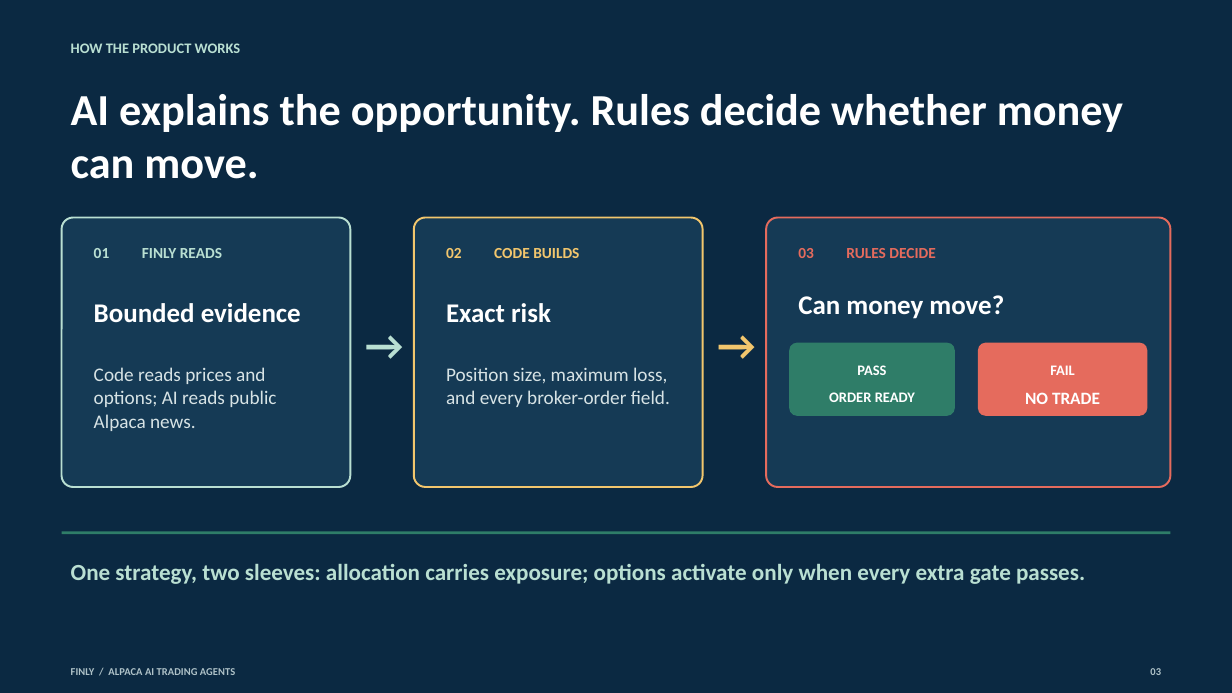
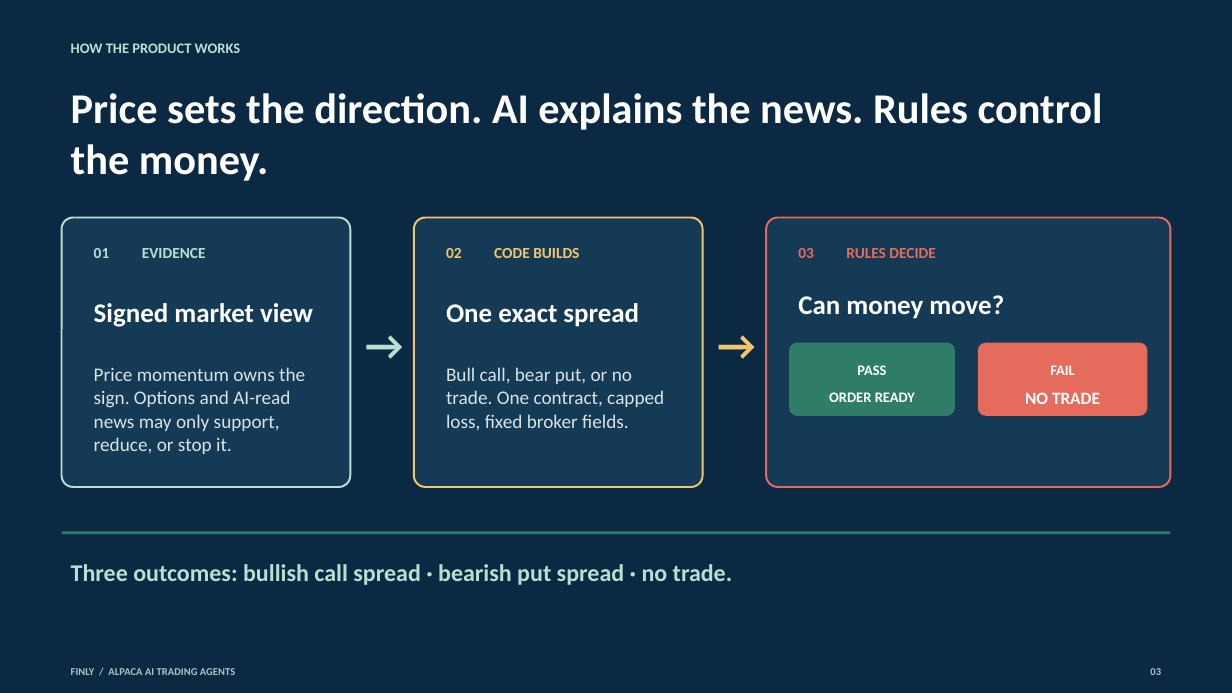
Before and after one commit to owlsowo/finly-bot, a slide deck: slide 3 of public/judge/Finly_Consulting_Deck.pptx. Drawn at 1232x693 pixels with LibreOffice and Linux fonts; fonts in the diff are those of the drawing. Boxes give left, top, right and bottom in pixels: in the first picture for what was removed or moved away, otherwise in the second. Text is boxed around its words. In the diff, an @@ line names an element or a change of style, - is before the commit and + after.

Commit message:
Finalize options-track submission package

```diff
--- a/public/judge/Finly_Consulting_Deck.pptx
+++ b/public/judge/Finly_Consulting_Deck.pptx
@@ text at [71, 93, 1103, 181]: text changed; size 34.5 to 33 pt @@
-AI explains the opportunity. Rules decide whether money can move.
+Price sets the direction. AI explains the news. Rules control the money.
@@ text at [142, 248, 206, 258]: text changed @@
-FINLY READS
+EVIDENCE
@@ text at [94, 303, 313, 327]: text changed @@
-Bounded evidence
+Signed market view
@@ text at [446, 303, 639, 327]: text changed @@
-Exact risk
+One exact spread
@@ text at [94, 367, 305, 454]: text changed @@
-Code reads prices and options; AI reads public Alpaca news.
+Price momentum owns the sign. Options and AI-read news may only support, reduce, or stop it.
@@ text at [446, 367, 664, 430]: text changed @@
-Position size, maximum loss, and every broker-order field.
+Bull call, bear put, or no trade. One contract, capped loss, fixed broker fields.
@@ text at [71, 564, 733, 585]: text changed; size 18 to 18.8 pt @@
-One strategy, two sleeves: allocation carries exposure; options activate only when every extra gate passes.
+Three outcomes: bullish call spread · bearish put spread · no trade.
```
Also in this commit, not shown: 4 other slides changed, 1 slide added, 1 slide removed, 29 other files.
